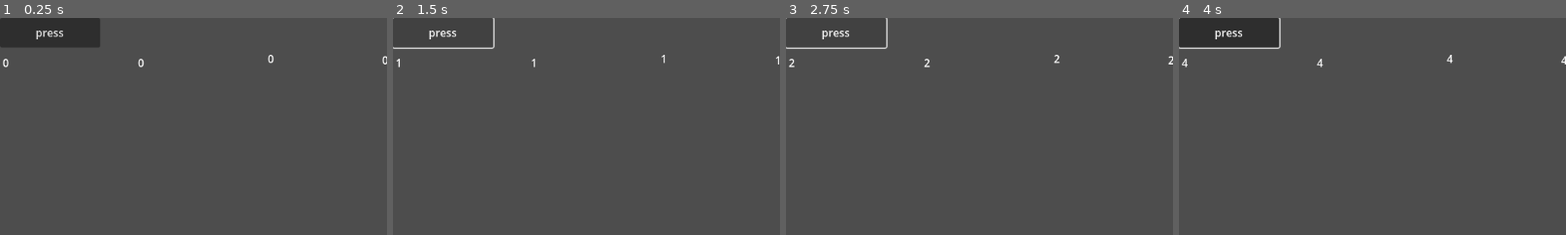
Above: before the commit, frames 1-4 (left to right).
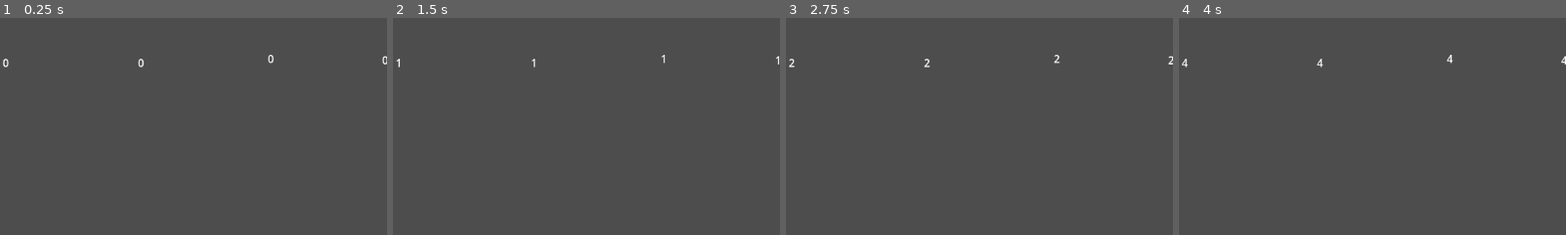
Above: after the commit, the same moments.

Repository: ChaffeyGameDevelopmentClub/SummerGameJam
Game: Godot game, scene res://whendead/dead_timer.tscn
The game is run twice, just before and just after one commit, with the same random seed, the same clock (stepped at 60 frames per second) and the same inputs.
Inputs (mouse positions are % of the whole screen's width and height, from its top left):
- Up to frame 1 (0.25 s): no input
- Up to frame 2 (1.5 s): click (6, 3) at 0.5 s, where only the run before the commit has a clickable "press"; click (6, 3) at 1.25 s, where only the run before the commit has a clickable "press"
- Up to frame 3 (2.75 s): click (6, 3) at 2 s, where only the run before the commit has a clickable "press"
- Up to frame 4 (4 s): tap Enter at 2.75 s; move the mouse to (72, 45) at 2.77 s; press the mouse at (72, 45) at 2.78 s; tap Space at 3.5 s; move the mouse to (30, 55) at 3.52 s; release the mouse at (30, 55) at 3.53 s; click (30, 55) at 3.6 s
The pictures show only the part of the screen within x 0-50%, y 0-50%; the shares and areas given below are measured in that part.

The runs differ from the first frame. In frame 1, 3.4% of the frame differs, in the area x 0-26%, y 0-14%; in frame 2, 0.5%; in frame 3, 0.5%; in frame 4, 3.7%, in the area x 0-27%, y 0-15%.

Commit message:
Added controler
I made it so the bomb is dropped when Right Trigger is pressed or when left mouse is pressed

Diff:
--- a/Godot/project.godot
+++ b/Godot/project.godot
@@ -21,7 +21,9 @@
 
 [input]
 
-kill={
+DrobBomb={
 "deadzone": 0.5,
-"events": []
+"events": [Object(InputEventMouseButton,"resource_local_to_scene":false,"resource_name":"","device":-1,"window_id":0,"alt_pressed":false,"shift_pressed":false,"ctrl_pressed":false,"meta_pressed":false,"button_mask":1,"position":Vector2(137, 22),"global_position":Vector2(141, 63),"factor":1.0,"button_index":1,"canceled":false,"pressed":true,"double_click":false,"script":null)
+, Object(InputEventJoypadMotion,"resource_local_to_scene":false,"resource_name":"","device":-1,"axis":5,"axis_value":1.0,"script":null)
+]
 }
--- a/Godot/script/dead_timer_script.gd
+++ b/Godot/script/dead_timer_script.gd
@@ -11,43 +11,43 @@
 #if player_ID = 1
 	#$CoinPlayer1.start()
 
+#Atomatically starts the timer
+#may need a fix
 func _ready():
 	$CoinPlayer1.start()
 
+
 #updates the labels
-func _process(delta):
+func _process(_delta):
 	player_coin_1.text = str(AdrianGlobal.coin1)
 	player_coin_2.text = str(AdrianGlobal.coin2)
 	player_coin_3.text = str(AdrianGlobal.coin3)
 	player_coin_4.text = str(AdrianGlobal.coin4)
+	if Input.is_action_pressed("DrobBomb"):
+			if AdrianGlobal.coin1 >= 10:
+				AdrianGlobal.emit_signal("bomb_press")
+				AdrianGlobal.coin1 -= 10
+				$CoinPlayer1.start()
+			else:
+				print("NO WORK")
 
 
 #Checks if players coins are less than 10
 func _on_coin_player_1_timeout()-> void:
 	#player 1 coins
 	#if player1 is dead:
-	if AdrianGlobal.coin1 <= 50:
+	if AdrianGlobal.coin1 <= 49:
 		AdrianGlobal.coin1 += 1
 		print(AdrianGlobal.coin1)
 		#player 2 coins
-	if AdrianGlobal.coin2 <= 50:
+	if AdrianGlobal.coin2 <= 49:
 		AdrianGlobal.coin2 += 1
 		print(AdrianGlobal.coin2)
 		#player 3 coins
-	if AdrianGlobal.coin3 <= 50:
+	if AdrianGlobal.coin3 <= 49:
 		AdrianGlobal.coin3 += 1
 		print(AdrianGlobal.coin3)
 		#player 4 coins
-	if AdrianGlobal.coin4 <= 50:
+	if AdrianGlobal.coin4 <= 49:
 		AdrianGlobal.coin4 += 1
 		print(AdrianGlobal.coin4)
-
-
-
-func _on_button_pressed():
-	if AdrianGlobal.coin1 >= 10:
-		AdrianGlobal.emit_signal("bomb_press")
-		AdrianGlobal.coin1 -= 10
-		$CoinPlayer1.start()
-	else:
-		print("NO WORK")
--- a/Godot/whendead/bomb_spawner.gd
+++ b/Godot/whendead/bomb_spawner.gd
@@ -11,10 +11,3 @@
 	var new_bomb = bomb.instantiate()
 	new_bomb.global_position = Vector3.ZERO
 	add_child(new_bomb)
-
-
-
-
-#func bomb_emit():
-	#if AdrianGlobal.bomb_press:
-		#spawn_bomb()
--- a/Godot/whendead/dead_timer.tscn
+++ b/Godot/whendead/dead_timer.tscn
@@ -11,11 +11,6 @@
 
 [node name="CoinPlayer1" type="Timer" parent="."]
 process_callback = 0
-
-[node name="Button" type="Button" parent="."]
-offset_right = 149.0
-offset_bottom = 44.0
-text = "press"
 
 [node name="PlayerCoin1" type="Label" parent="."]
 offset_left = 4.0
@@ -44,4 +39,3 @@
 
 [connection signal="ready" from="CoinPlayer1" to="." method="_on_coin_player_1_ready"]
 [connection signal="timeout" from="CoinPlayer1" to="." method="_on_coin_player_1_timeout"]
-[connection signal="pressed" from="Button" to="." method="_on_button_pressed"]
--- a/Godot/whendead/test_scene.tscn
+++ b/Godot/whendead/test_scene.tscn
@@ -1,13 +1,15 @@
-[gd_scene load_steps=4 format=3 uid="uid://2t3fyv7qrj1o"]
+[gd_scene load_steps=5 format=3 uid="uid://2t3fyv7qrj1o"]
 
 [ext_resource type="Script" path="res://whendead/bomb_spawner.gd" id="1_1ftqi"]
 [ext_resource type="PackedScene" uid="uid://ba1vlh837w5tj" path="res://placeholders/shgun.glb" id="2_1fc81"]
 [ext_resource type="PackedScene" uid="uid://tdwswcrnkfy7" path="res://whendead/dead_timer.tscn" id="3_ngn6d"]
 
+[sub_resource type="PlaneMesh" id="PlaneMesh_43xy8"]
+
 [node name="TestScene" type="Node3D"]
 
 [node name="DirectionalLight3D" type="DirectionalLight3D" parent="."]
-transform = Transform3D(-0.866023, -0.433016, 0.250001, 0, 0.499998, 0.866027, -0.500003, 0.749999, -0.43301, 0, 0, 0)
+transform = Transform3D(-0.866024, -0.433016, 0.250001, 0, 0.499998, 0.866026, -0.500003, 0.749999, -0.43301, 0, 2.39587, -2.95653)
 shadow_enabled = true
 
 [node name="Camera3D" type="Camera3D" parent="."]
@@ -19,3 +21,7 @@
 bomb = ExtResource("2_1fc81")
 
 [node name="DeadTimer" parent="." instance=ExtResource("3_ngn6d")]
+
+[node name="MeshInstance3D" type="MeshInstance3D" parent="."]
+transform = Transform3D(6.95, 0, 0, 0, 6.95, 0, 0, 0, 6.95, 0, 0, 0)
+mesh = SubResource("PlaneMesh_43xy8")
